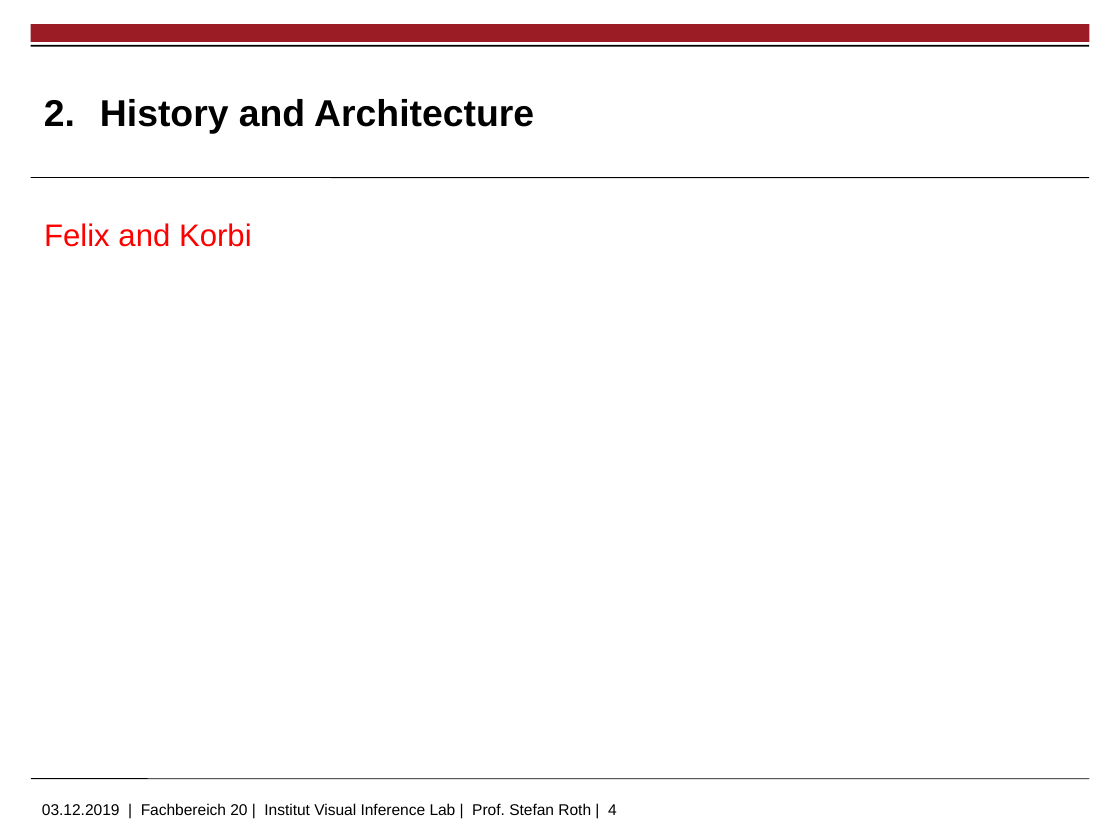
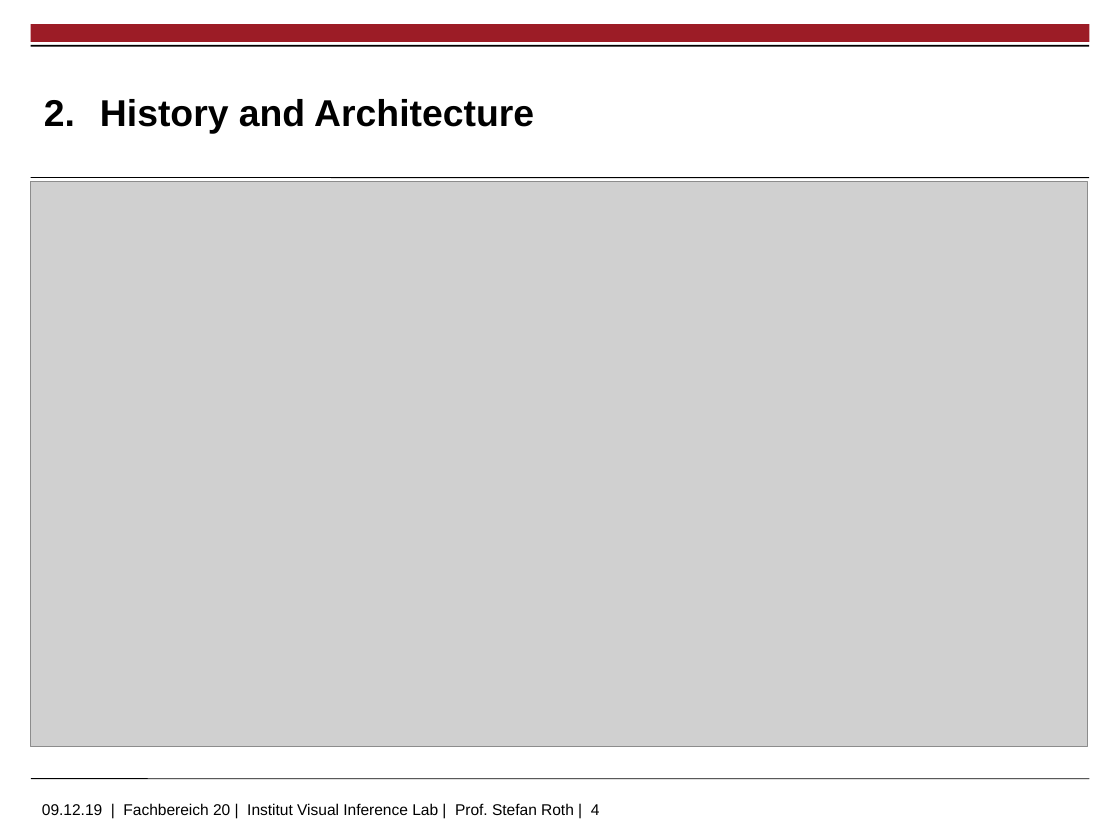
Before and after one commit to jhd-old/Deep-Learning-Lab, a slide deck: slide 4 of meetings/2019_12_12_midterm/midterm_korbi.pptx. Drawn at 1120x840 pixels with LibreOffice and Linux fonts; fonts in the diff are those of the drawing; grey boxes stand for pictures; background and template pictures are left out. Boxes give left, top, right and bottom in pixels: in the first picture for what was removed or moved away, otherwise in the second. Text is boxed around its words. In the diff, an @@ line names an element or a change of style, - is before the commit and + after.

```diff
--- a/meetings/2019_12_12_midterm/midterm_korbi.pptx
+++ b/meetings/2019_12_12_midterm/midterm_korbi.pptx
@@ picture added at box(31, 181, 1088, 746) @@
@@ text removed at box(44, 223, 252, 247) @@
-Felix and Korbi
@@ text at box(42, 803, 600, 815): text changed @@
-03.12.2019 | Fachbereich 20 | Institut Visual Inference Lab | Prof. Stefan Roth | 4
+09.12.19 | Fachbereich 20 | Institut Visual Inference Lab | Prof. Stefan Roth | 4
```
Also in this commit, not shown: 1 other slide changed, 2 slides added, 2 other files.
